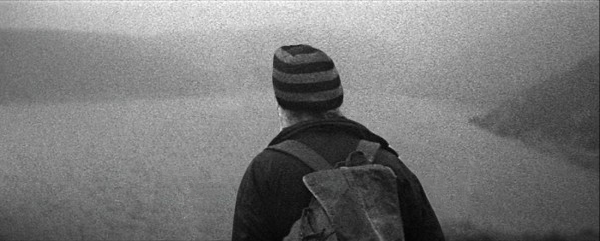
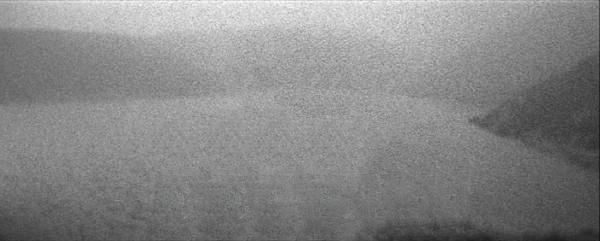
Before/after of a 600 x 241 layered artwork. What changed in the layer stack:
hid "Layer 1" over [231, 42, 446, 241]
